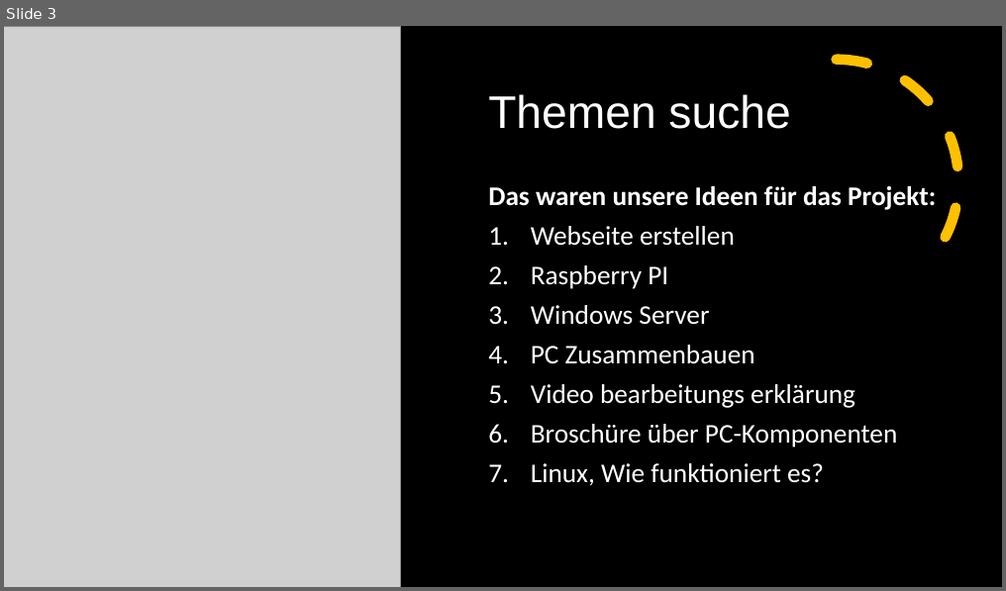
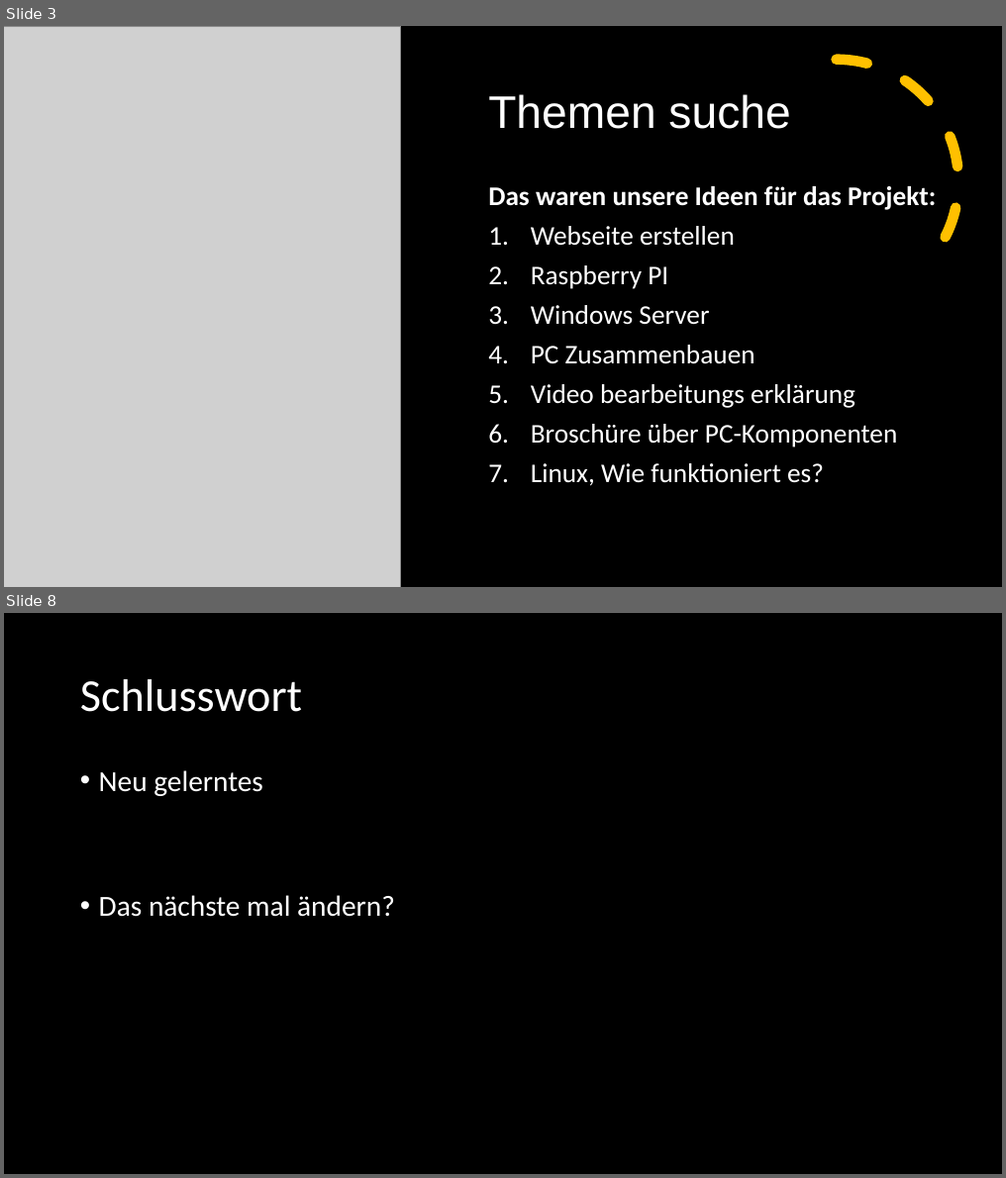
Before and after one commit to PhantomDancer1/Modul_431_Webpage, a slide deck: Modul Präsentation.pptx. Shown one above the other, each under a label of ours: slide 3 before the commit, slides 3 and 8 after it; the slides between them are not shown. The pictures are 1006x591 and 1006x1178 pixels, drawn with LibreOffice and Linux fonts; fonts in the diff are those of the drawing; grey boxes stand for pictures. Boxes give left, top, right and bottom in pixels: in the first picture for what was removed or moved away, otherwise in the second. Text is boxed around its words. In the diff, an @@ line names an element or a change of style, - is before the commit and + after.

```diff
--- a/Modul Präsentation.pptx
+++ b/Modul Präsentation.pptx
@@ slide 8 added at (4, 613, 1002, 1174), background #000000 @@
@@ title added at (80, 679, 302, 712), 44 pt, text #FFFFFF @@
+Schlusswort
@@ text added at (99, 770, 395, 917), 28 pt, text #FFFFFF @@
+• Neu gelerntes
+• Das nächste mal ändern?
```
Also in this commit, not shown: 3 slides changed, 1 other slide added, 1 slide removed, 1 other file.
